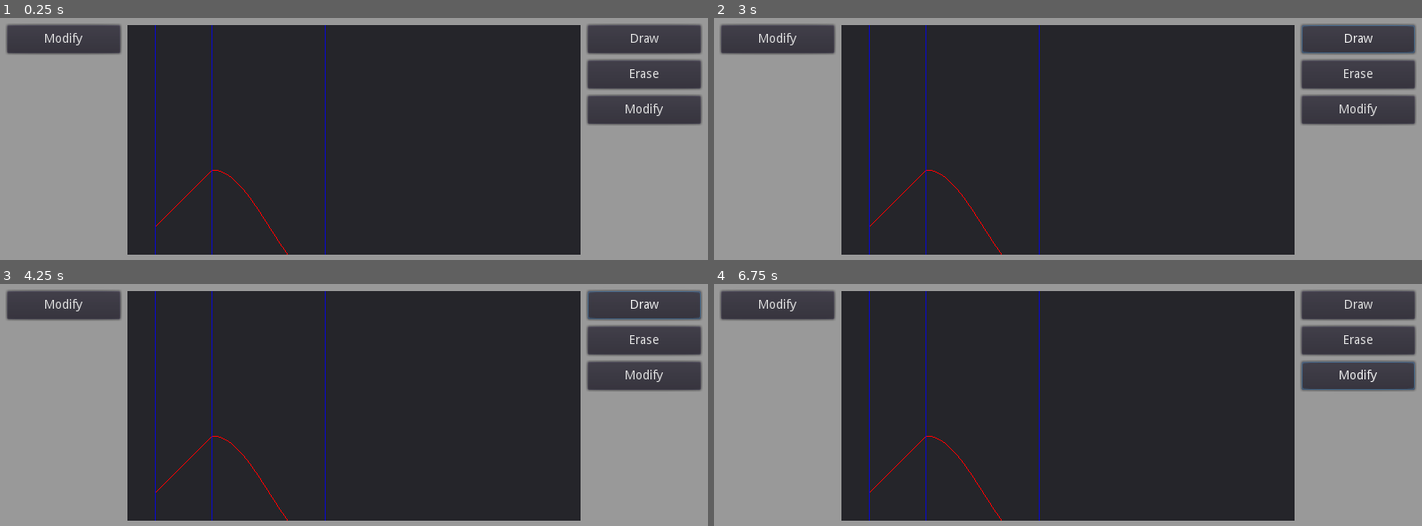
Above: before the commit, frames 1-4 (two rows, left to right).
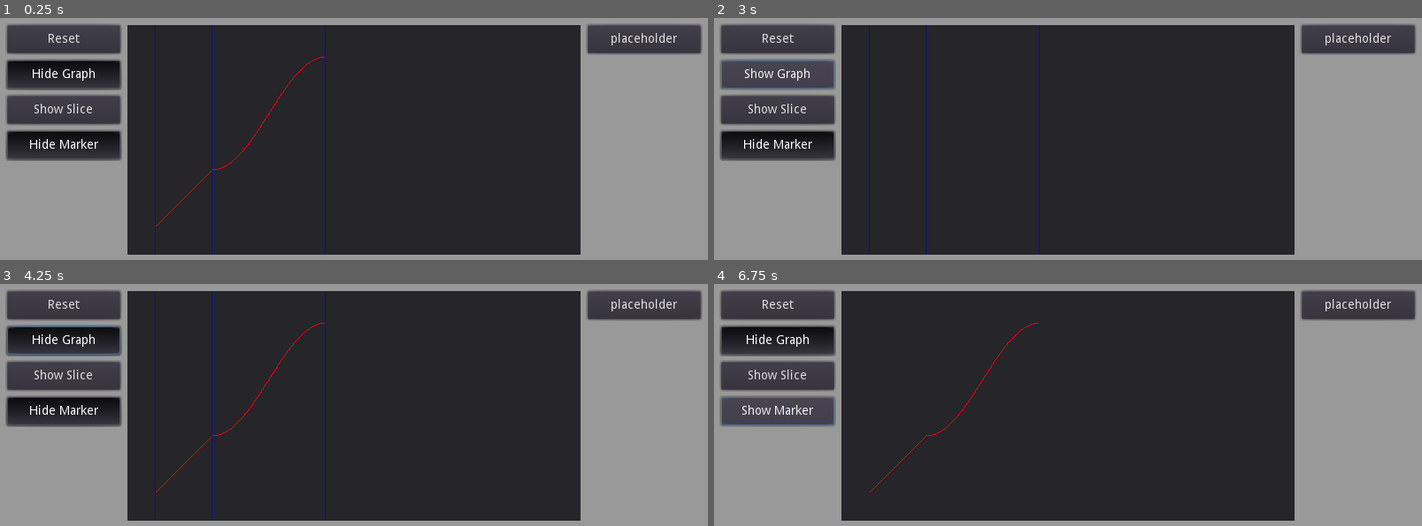
Above: after the commit, the same moments.

Repository: tsolron/ts-egg
Game: Godot game, scene res://scenes/EGG.tscn
Two runs of this game, one before a commit and one after it. Both use one fixed random seed, a clock stepped at 60 frames per second and the inputs below.
Inputs (mouse positions are in pixels of both pictures, inside the frame that each line leads up to):
- Up to frame 1 (0.25 s): no input
- Up to frame 2 (3 s): click (777, 39) at 0.5 s, where only the run before the commit has a clickable "Modify"; click (777, 39) at 1.25 s, where only the run after the commit has a clickable "Reset"; click (1358, 39) at 2 s, where only the run before the commit has a clickable "Draw"; click (777, 73) at 2.75 s, where only the run after the commit has a clickable "Hide Graph"
- Up to frame 3 (4.25 s): click (63, 339) at 3.5 s, where only the run after the commit has a clickable "Show Graph"
- Up to frame 4 (6.75 s): click (777, 375) at 4.25 s, where only the run after the commit has a clickable "Show Slice"; click (777, 375) at 5 s, where only the run after the commit has a clickable "Hide Slice"; click (1358, 375) at 5.75 s, where only the run before the commit has a clickable "Modify"; click (777, 412) at 6.5 s, where only the run after the commit has a clickable "Hide Marker"

The runs differ from the first frame. In frame 1, 11% of the frame differs, in the area x 0-100%, y 6-98%; in frame 2, 11%; in frame 3, 11%; in frame 4, 11%, in the area x 0-100%, y 2-98%.

Commit message:
Started work on UI

Diff:
--- a/scenes/EGG.tscn
+++ b/scenes/EGG.tscn
@@ -1,13 +1,14 @@
-[gd_scene load_steps=4 format=2]
+[gd_scene load_steps=5 format=2]
 
+[ext_resource path="res://scenes/templates/T_button_toggle.tscn" type="PackedScene" id=1]
 [ext_resource path="res://scripts/ui/ViewportDisplay.gd" type="Script" id=2]
-[ext_resource path="res://scripts/ui/AppBG.gd" type="Script" id=3]
+[ext_resource path="res://scripts/ui/AppUI.gd" type="Script" id=3]
 
 [sub_resource type="StyleBoxFlat" id=1]
 
 [node name="EGG" type="Node2D"]
 
-[node name="AppBG" type="Panel" parent="."]
+[node name="AppUI" type="Panel" parent="."]
 margin_right = 800.0
 margin_bottom = 312.0
 rect_min_size = Vector2( 800, 352 )
@@ -19,7 +20,7 @@
 "_edit_use_anchors_": false
 }
 
-[node name="MarginContainer" type="MarginContainer" parent="AppBG"]
+[node name="MarginContainer" type="MarginContainer" parent="AppUI"]
 anchor_right = 1.0
 anchor_bottom = 1.0
 size_flags_horizontal = 3
@@ -32,7 +33,7 @@
 "_edit_use_anchors_": false
 }
 
-[node name="VBoxContainer" type="VBoxContainer" parent="AppBG/MarginContainer"]
+[node name="VBoxContainer" type="VBoxContainer" parent="AppUI/MarginContainer"]
 margin_left = 8.0
 margin_top = 8.0
 margin_right = 792.0
@@ -41,12 +42,12 @@
 size_flags_vertical = 3
 custom_constants/separation = 4
 
-[node name="TopSpacing" type="Control" parent="AppBG/MarginContainer/VBoxContainer"]
+[node name="TopSpacing" type="Control" parent="AppUI/MarginContainer/VBoxContainer"]
 margin_right = 784.0
 margin_bottom = 32.0
 rect_min_size = Vector2( 0, 32 )
 
-[node name="HBoxContainer" type="HBoxContainer" parent="AppBG/MarginContainer/VBoxContainer"]
+[node name="HBoxContainer" type="HBoxContainer" parent="AppUI/MarginContainer/VBoxContainer"]
 margin_top = 36.0
 margin_right = 784.0
 margin_bottom = 336.0
@@ -57,7 +58,7 @@
 "_edit_use_anchors_": false
 }
 
-[node name="VBox_Left" type="VBoxContainer" parent="AppBG/MarginContainer/VBoxContainer/HBoxContainer"]
+[node name="VBox_Left" type="VBoxContainer" parent="AppUI/MarginContainer/VBoxContainer/HBoxContainer"]
 margin_right = 128.0
 margin_bottom = 300.0
 size_flags_vertical = 3
@@ -66,16 +67,33 @@
 "_edit_use_anchors_": false
 }
 
-[node name="Button4" type="Button" parent="AppBG/MarginContainer/VBoxContainer/HBoxContainer/VBox_Left"]
+[node name="btn_reset" type="Button" parent="AppUI/MarginContainer/VBoxContainer/HBoxContainer/VBox_Left"]
 margin_right = 128.0
 margin_bottom = 32.0
 rect_min_size = Vector2( 128, 32 )
-text = "Modify"
+text = "Reset"
 __meta__ = {
 "_edit_use_anchors_": false
 }
 
-[node name="VBox_Mid" type="VBoxContainer" parent="AppBG/MarginContainer/VBoxContainer/HBoxContainer"]
+[node name="btn_toggle_graph" parent="AppUI/MarginContainer/VBoxContainer/HBoxContainer/VBox_Left" instance=ExtResource( 1 )]
+text = "Graph"
+
+[node name="btn_toggle_slice" parent="AppUI/MarginContainer/VBoxContainer/HBoxContainer/VBox_Left" instance=ExtResource( 1 )]
+margin_top = 80.0
+margin_bottom = 112.0
+pressed = false
+text = "Slice"
+targetDisplayName = "Slice"
+defaultTurnOff = true
+
+[node name="btn_toggle_marker" parent="AppUI/MarginContainer/VBoxContainer/HBoxContainer/VBox_Left" instance=ExtResource( 1 )]
+margin_top = 120.0
+margin_bottom = 152.0
+text = "Marker"
+targetDisplayName = "Marker"
+
+[node name="VBox_Mid" type="VBoxContainer" parent="AppUI/MarginContainer/VBoxContainer/HBoxContainer"]
 margin_left = 136.0
 margin_right = 648.0
 margin_bottom = 300.0
@@ -86,7 +104,7 @@
 "_edit_use_anchors_": false
 }
 
-[node name="ViewportContainer" type="ViewportContainer" parent="AppBG/MarginContainer/VBoxContainer/HBoxContainer/VBox_Mid"]
+[node name="ViewportContainer" type="ViewportContainer" parent="AppUI/MarginContainer/VBoxContainer/HBoxContainer/VBox_Mid"]
 margin_right = 512.0
 margin_bottom = 260.0
 rect_min_size = Vector2( 64, 64 )
@@ -96,14 +114,14 @@
 stretch = true
 script = ExtResource( 2 )
 
-[node name="Viewport" type="Viewport" parent="AppBG/MarginContainer/VBoxContainer/HBoxContainer/VBox_Mid/ViewportContainer"]
+[node name="Viewport" type="Viewport" parent="AppUI/MarginContainer/VBoxContainer/HBoxContainer/VBox_Mid/ViewportContainer"]
 size = Vector2( 512, 260 )
 transparent_bg = true
 handle_input_locally = false
 usage = 0
 render_target_update_mode = 3
 
-[node name="Placeholder" type="ColorRect" parent="AppBG/MarginContainer/VBoxContainer/HBoxContainer/VBox_Mid/ViewportContainer"]
+[node name="Placeholder" type="ColorRect" parent="AppUI/MarginContainer/VBoxContainer/HBoxContainer/VBox_Mid/ViewportContainer"]
 anchor_right = 1.0
 anchor_bottom = 1.0
 mouse_filter = 2
@@ -111,14 +129,14 @@
 size_flags_vertical = 3
 color = Color( 0.0823529, 0.0823529, 0.0823529, 1 )
 
-[node name="Markers" type="Control" parent="AppBG/MarginContainer/VBoxContainer/HBoxContainer/VBox_Mid"]
+[node name="Markers" type="Control" parent="AppUI/MarginContainer/VBoxContainer/HBoxContainer/VBox_Mid"]
 margin_top = 268.0
 margin_right = 512.0
 margin_bottom = 300.0
 rect_min_size = Vector2( 0, 32 )
 mouse_filter = 2
 
-[node name="VBox_Right" type="VBoxContainer" parent="AppBG/MarginContainer/VBoxContainer/HBoxContainer"]
+[node name="VBox_Right" type="VBoxContainer" parent="AppUI/MarginContainer/VBoxContainer/HBoxContainer"]
 margin_left = 656.0
 margin_right = 784.0
 margin_bottom = 300.0
@@ -128,31 +146,11 @@
 "_edit_use_anchors_": false
 }
 
-[node name="Button" type="Button" parent="AppBG/MarginContainer/VBoxContainer/HBoxContainer/VBox_Right"]
+[node name="btn_placeholder" type="Button" parent="AppUI/MarginContainer/VBoxContainer/HBoxContainer/VBox_Right"]
 margin_right = 128.0
 margin_bottom = 32.0
 rect_min_size = Vector2( 128, 32 )
-text = "Draw"
+text = "placeholder"
 __meta__ = {
 "_edit_use_anchors_": false
 }
-
-[node name="Button2" type="Button" parent="AppBG/MarginContainer/VBoxContainer/HBoxContainer/VBox_Right"]
-margin_top = 40.0
-margin_right = 128.0
-margin_bottom = 72.0
-rect_min_size = Vector2( 128, 32 )
-text = "Erase"
-__meta__ = {
-"_edit_use_anchors_": false
-}
-
-[node name="Button3" type="Button" parent="AppBG/MarginContainer/VBoxContainer/HBoxContainer/VBox_Right"]
-margin_top = 80.0
-margin_right = 128.0
-margin_bottom = 112.0
-rect_min_size = Vector2( 128, 32 )
-text = "Modify"
-__meta__ = {
-"_edit_use_anchors_": false
-}
--- /dev/null
+++ b/scenes/templates/T_btn_var_edit.tscn
@@ -0,0 +1,44 @@
+[gd_scene load_steps=2 format=2]
+
+[ext_resource path="res://scripts/btn_var_edit.gd" type="Script" id=1]
+
+[node name="btn_var_edit" type="Button"]
+margin_right = 128.0
+margin_bottom = 32.0
+rect_min_size = Vector2( 128, 32 )
+toggle_mode = true
+text = "b = 1"
+script = ExtResource( 1 )
+__meta__ = {
+"_edit_use_anchors_": false
+}
+
+[node name="eqn_edit" type="LineEdit" parent="."]
+anchor_left = 0.312
+anchor_right = 1.0
+anchor_bottom = 1.0
+margin_left = 3.8147e-06
+grow_horizontal = 2
+grow_vertical = 2
+size_flags_horizontal = 3
+size_flags_vertical = 3
+align = 1
+placeholder_text = "1"
+__meta__ = {
+"_edit_use_anchors_": false
+}
+
+[node name="eqn_left" type="Label" parent="."]
+visible = false
+anchor_right = 0.312
+anchor_bottom = 1.0
+size_flags_horizontal = 3
+size_flags_vertical = 3
+text = "b = "
+align = 1
+valign = 1
+__meta__ = {
+"_edit_use_anchors_": false
+}
+[connection signal="pressed" from="." to="." method="_on_pressed"]
+[connection signal="text_entered" from="eqn_edit" to="." method="_on_eqn_edit_text_entered"]
--- /dev/null
+++ b/scenes/templates/T_button_toggle.tscn
@@ -0,0 +1,16 @@
+[gd_scene load_steps=2 format=2]
+
+[ext_resource path="res://scripts/btn_toggle.gd" type="Script" id=1]
+
+[node name="btn_toggle_graph" type="Button"]
+margin_top = 40.0
+margin_right = 128.0
+margin_bottom = 72.0
+rect_min_size = Vector2( 128, 32 )
+toggle_mode = true
+pressed = true
+script = ExtResource( 1 )
+__meta__ = {
+"_edit_use_anchors_": false
+}
+[connection signal="toggled" from="." to="." method="_on_btn_toggled"]
--- /dev/null
+++ b/scripts/btn_toggle.gd
@@ -0,0 +1,28 @@
+extends Button
+
+signal btn_toggle(type, value);
+
+export var whenEnabledAction = "Hide";
+export var whenDisabledAction = "Show";
+export var targetDisplayName = "Graph";
+export var defaultTurnOff = false;
+var label_template = "%s %s";
+var isToggleOff;
+
+func _ready():
+	isToggleOff = defaultTurnOff;
+	if (isToggleOff):
+		self.text = label_template % [whenDisabledAction, targetDisplayName];
+	else:
+		self.text = label_template % [whenEnabledAction, targetDisplayName];
+
+func _on_btn_toggled(button_pressed):
+	if (button_pressed):
+		isToggleOff = false;
+		self.text = label_template % [whenEnabledAction, targetDisplayName];
+		emit_signal("btn_toggle", targetDisplayName.to_lower(), true);
+
+	else:
+		isToggleOff = true;
+		self.text = label_template % [whenDisabledAction, targetDisplayName];
+		emit_signal("btn_toggle", targetDisplayName.to_lower(), false);
--- /dev/null
+++ b/scripts/btn_var_edit.gd
@@ -0,0 +1,43 @@
+extends Button
+
+signal btn_var_edit(slice_idx, var_name, value);
+
+onready var eqn_edit = $eqn_edit;
+onready var eqn_left = $eqn_left;
+var origin_slice_idx = 0;
+var origin_var_name = "";
+var origin_var_value = 0.0;
+
+
+func _ready():
+	pass
+
+
+func init(idx, vname, value):
+	origin_slice_idx = idx;
+	origin_var_name = vname;
+	origin_var_value = value;
+
+
+func _on_pressed():
+	self.text = "";
+	eqn_left.visible = true;
+	eqn_edit.visible = true;
+	#eqn_edit.text = ?
+	eqn_edit.editable = true;
+
+
+func _on_eqn_edit_text_entered(new_text):
+	if is_valid_number(new_text):
+		emit_signal("btn_var_edit", origin_slice_idx, origin_var_name, new_text);
+		self.text = "";
+		eqn_left.visible = false;
+		eqn_edit.visible = false;
+		eqn_edit.editable = false;
+	else:
+		#TODO: Notification of invalid number? Reset to previous value?
+		pass;
+
+#TODO: implement
+func is_valid_number(test_text):
+	return true;
--- a/scripts/graph.gd
+++ b/scripts/graph.gd
@@ -7,8 +7,11 @@
 enum {X, Y}
 
 var doDrawGraph = true;
+var doDrawSlice = false;
+var doDrawMarker = true;
 var lineColor = Color(1.0, 0.0, 0.0, 1.0);
 var markerColor = Color(0.0, 0.0, 1.0, 0.75);
+var sliceRegionColor = Color(1.0, 1.0, 0.0, 0.25);
 var slices = [];
 var graph_range = Rect2(0,0,0,0);
 var axis_offset = Vector2(32,32);
@@ -18,7 +21,7 @@
 
 func init():
 	add_slice_at(0, EquationMgr.EType.LINEAR, 1);
-	add_slice_at(1, EquationMgr.EType.EASEINOUTSINE, -1);
+	add_slice_at(1, EquationMgr.EType.EASEINOUTSINE, 1);
 
 
 func _process(_delta):
@@ -28,6 +31,7 @@
 
 func _draw():
 	draw_graph_data();
+	draw_slice_regions();
 
 
 func update_graph_data():
@@ -62,37 +66,52 @@
 
 
 func draw_graph_data():
-	if (!doDrawGraph):
-		return;
 	if (dirty):
 		update_graph_data();
 
 	graph_range.position = Vector2(10,10);
+	var marker_x = 0;
 
 	for slice_idx in range(draw_pts_list.size()):
 		var draw_pts = draw_pts_list[slice_idx];
 
-		for idx in range(draw_pts.size() - 1):
-			var pt1 = draw_pts[idx] + axis_offset;
-			var pt2 = draw_pts[idx+1] + axis_offset;
-			draw_line(pt1, pt2, lineColor);
+		if (doDrawGraph):
+			for idx in range(draw_pts.size() - 1):
+				var pt1 = draw_pts[idx] + axis_offset;
+				var pt2 = draw_pts[idx+1] + axis_offset;
+				draw_line(pt1, pt2, lineColor);
 
-		var marker_x = slices[slice_idx].slice_range.position[X];
-		draw_line(
-				Vector2(marker_x + axis_offset[X], 0),
-				Vector2(marker_x + axis_offset[X], rect_size[Y]),
-				markerColor);
+		if (doDrawMarker):
+			marker_x = slices[slice_idx].slice_range.position[X];
+			draw_line(
+					Vector2(marker_x + axis_offset[X], 0),
+					Vector2(marker_x + axis_offset[X], rect_size[Y]),
+					markerColor);
 
 		if (slice_idx+1 < draw_pts_list.size()):
-			var pt1 = draw_pts[draw_pts.size()-1] + axis_offset;
-			var pt2 = draw_pts_list[slice_idx+1][0] + axis_offset;
-			draw_line(pt1, pt2, lineColor);
-		else:
+			if (doDrawGraph):
+				var pt1 = draw_pts[draw_pts.size()-1] + axis_offset;
+				var pt2 = draw_pts_list[slice_idx+1][0] + axis_offset;
+				draw_line(pt1, pt2, lineColor);
+		elif (doDrawMarker):
 			marker_x = slices[slice_idx].slice_range.position[X] + slices[slice_idx].slice_range.size[X];
 			draw_line(
 					Vector2(marker_x + axis_offset[X], 0),
 					Vector2(marker_x + axis_offset[X], rect_size[Y]),
 					markerColor);
+
+
+func draw_slice_regions():
+	if (!doDrawSlice):
+		return;
+	if (dirty):
+		update_graph_data();
+
+	for slice_idx in range(draw_pts_list.size()):
+		var s_range = slices[slice_idx].slice_range;
+		s_range.position += axis_offset;
+		s_range.size[Y] *= slices[slice_idx].eqn_parity;
+		draw_rect(s_range, sliceRegionColor, true);
 
 
 func add_slice_at(n, eType, parity):
@@ -121,7 +140,18 @@
 	slice.slice_range.size[X] = 128;
 
 
-
+#TODO
 func rescale_slices():
 
 	pass;
+
+
+#TODO
+func hideGData(type, value):
+	match(type):
+		"graph":
+			doDrawGraph = value;
+		"slice":
+			doDrawSlice = value;
+		"marker":
+			doDrawMarker = value;
--- a/scripts/templates/T_slice.gd
+++ b/scripts/templates/T_slice.gd
@@ -31,23 +31,6 @@
 	#TODO: use graph.rect_size
 	slice_range.position = Vector2(0,0);
 	slice_range.size = Vector2(64,64);
-	update_range();
-
-
-#TODO: Is this function even needed?
-func update_range():
-	if (dirty):
-		make_draw_points();
-
-	# x is fixed from graph
-	# so only update y
-	var y_min = draw_pts[0][Y];
-	var y_max = draw_pts[0][Y];
-	for i in range(draw_pts.size()):
-		y_min = min(y_min, draw_pts[i][Y]);
-		y_max = max(y_max, draw_pts[i][Y]);
-	#slice_range.position[Y] = y_min;
-	slice_range.size[Y] = abs(y_max - y_min);
 
 
 func range_min_x():
@@ -75,6 +58,9 @@
 func make_draw_points():
 	draw_pts.clear();
 
+	var y_min = eqn_parity * eqn.y(0);
+	var y_max = y_min;
+
 	for i in range(draw_n + 1):
 		var x = (i/draw_n);# * slice_range.size[X];
 		var y = eqn_parity * eqn.y(x);
@@ -82,9 +68,19 @@
 		x *= slice_range.size[X];
 		x += slice_range.position[X];
 
+		y_min = min(y_min, y);
+		y_max = max(y_max, y);
+
 		y *= slice_range.size[X];
 		y += slice_range.position[Y];
 
 		draw_pts.push_back(Vector2(x, y));
 
+	y_min *= slice_range.size[X];
+	y_min += slice_range.position[Y];
+	y_max *= slice_range.size[X];
+	y_max += slice_range.position[Y];
+
+	slice_range.size[Y] = abs(y_max - y_min);
+
 	dirty = false;
--- a/scripts/ui/AppBG.gd
+++ /dev/null
@@ -1,16 +0,0 @@
-extends Panel
-
-
-# Declare member variables here. Examples:
-# var a = 2
-# var b = "text"
-
-
-# Called when the node enters the scene tree for the first time.
-#func _ready():
-#	pass # Replace with function body.
-
-
-# Called every frame. 'delta' is the elapsed time since the previous frame.
-func _process(_delta):
-	rect_size = OS.window_size;
--- /dev/null
+++ b/scripts/ui/AppUI.gd
@@ -0,0 +1,35 @@
+extends Panel
+
+
+onready var vpc = get_node("MarginContainer/VBoxContainer/HBoxContainer/VBox_Mid/ViewportContainer");
+onready var left_buttons = get_node("MarginContainer/VBoxContainer/HBoxContainer/VBox_Left");
+onready var right_buttons = get_node("AppUI/MarginContainer/VBoxContainer/HBoxContainer/VBox_Right");
+
+
+func _ready():
+	#TODO: hard coded
+	#<source_node>.connect(<signal_name>, <target_node>, <target_function_name>)
+	var btg = left_buttons.get_node("btn_toggle_graph");
+	btg.connect("btn_toggle", self, "btn_toggle_handler");
+
+	var bts = left_buttons.get_node("btn_toggle_slice");
+	bts.connect("btn_toggle", self, "btn_toggle_handler");
+
+	var btm = left_buttons.get_node("btn_toggle_marker");
+	btm.connect("btn_toggle", self, "btn_toggle_handler");
+
+	#var bve = right_buttons.get_node("btn_var_edit");
+	#bve.connect("btn_var_edit", self, "btn_var_edit_handler");
+
+# Called every frame. 'delta' is the elapsed time since the previous frame.
+func _process(_delta):
+	rect_size = OS.window_size;
+
+
+func btn_toggle_handler(type, value):
+	vpc.graph.hideGData(type, value);
+
+
+func btn_var_edit_handler(slice_idx, var_name, value):
+
+	pass;
Not shown, changed: scripts/z_notes.txt
